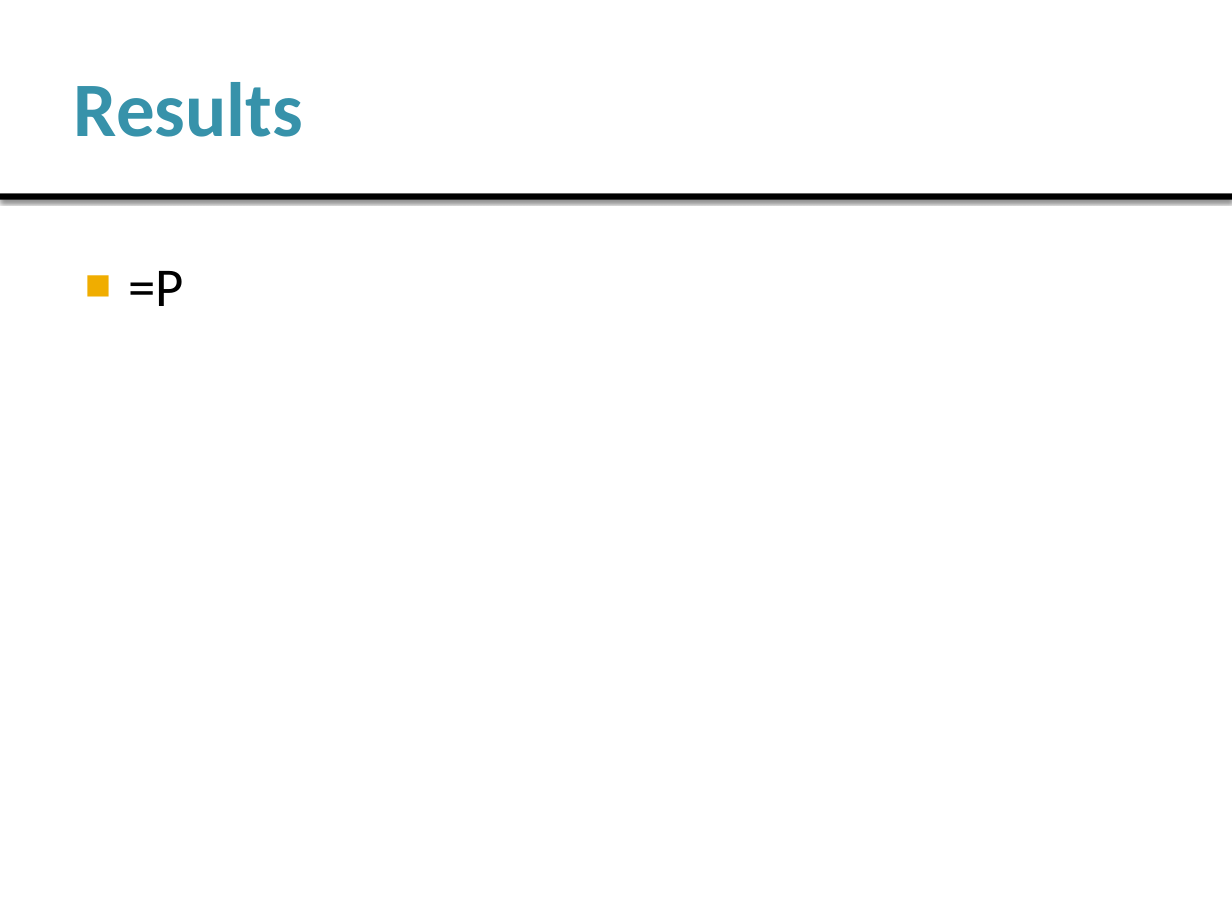
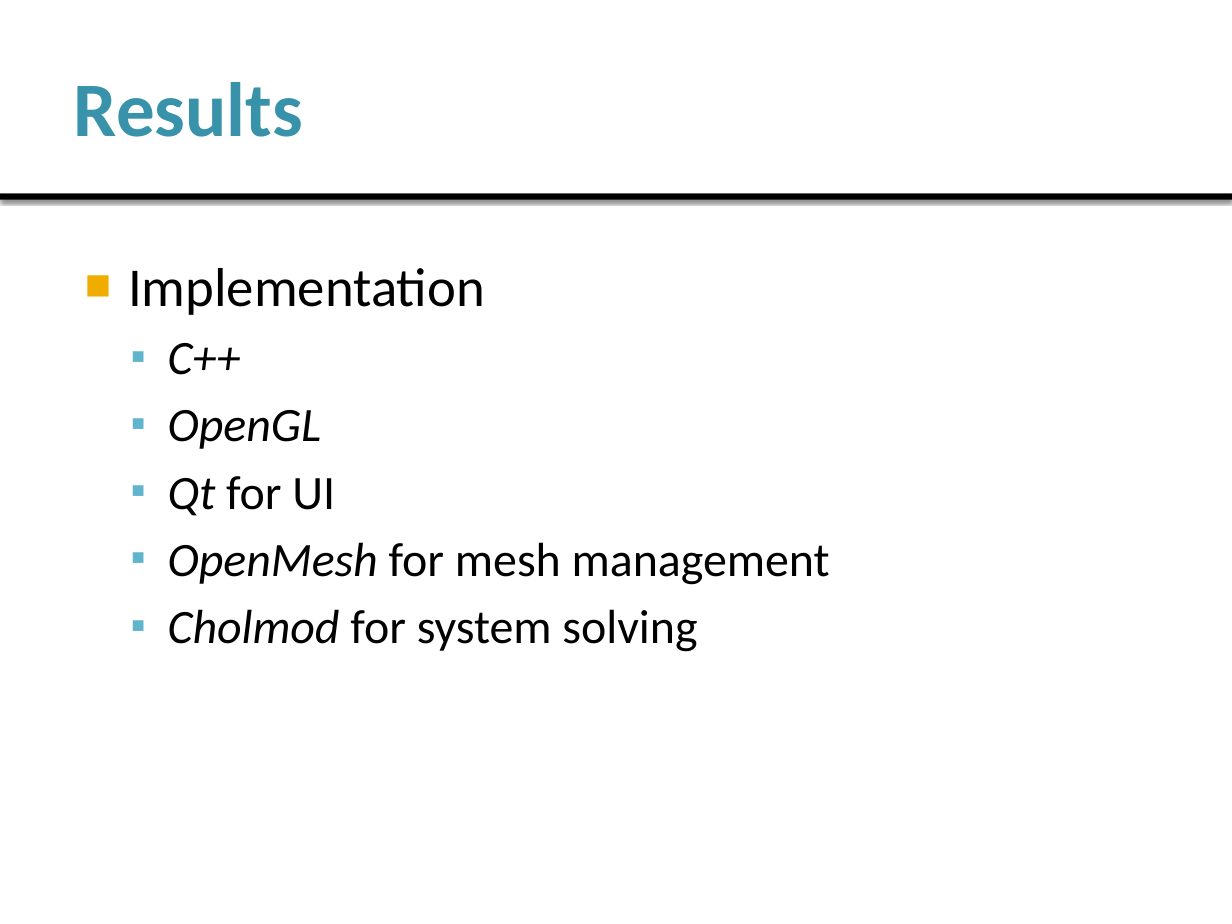
Before and after one commit to jonatascmedeiros/Skeleton-Extraction, a slide deck: slide 16 of Docs/Presentation.pptx (slide 13 before the commit). Drawn at 1232x924 pixels with LibreOffice and Linux fonts; fonts in the diff are those of the drawing. Boxes give left, top, right and bottom in pixels: in the first picture for what was removed or moved away, otherwise in the second. Text is boxed around its words. In the diff, an @@ line names an element or a change of style, - is before the commit and + after.

```diff
--- a/Docs/Presentation.pptx
+++ b/Docs/Presentation.pptx
@@ text at (128, 268, 830, 652): text changed; size 32 to 28 pt @@
-■ =P
+■ Implementation
+  ▪ C++
+  ▪ OpenGL
+  ▪ Qt for UI
+  ▪ OpenMesh for mesh management
+  ▪ Cholmod for system solving
```
Also in this commit, not shown: 10 other slides changed, 6 slides added, 1 other file.
